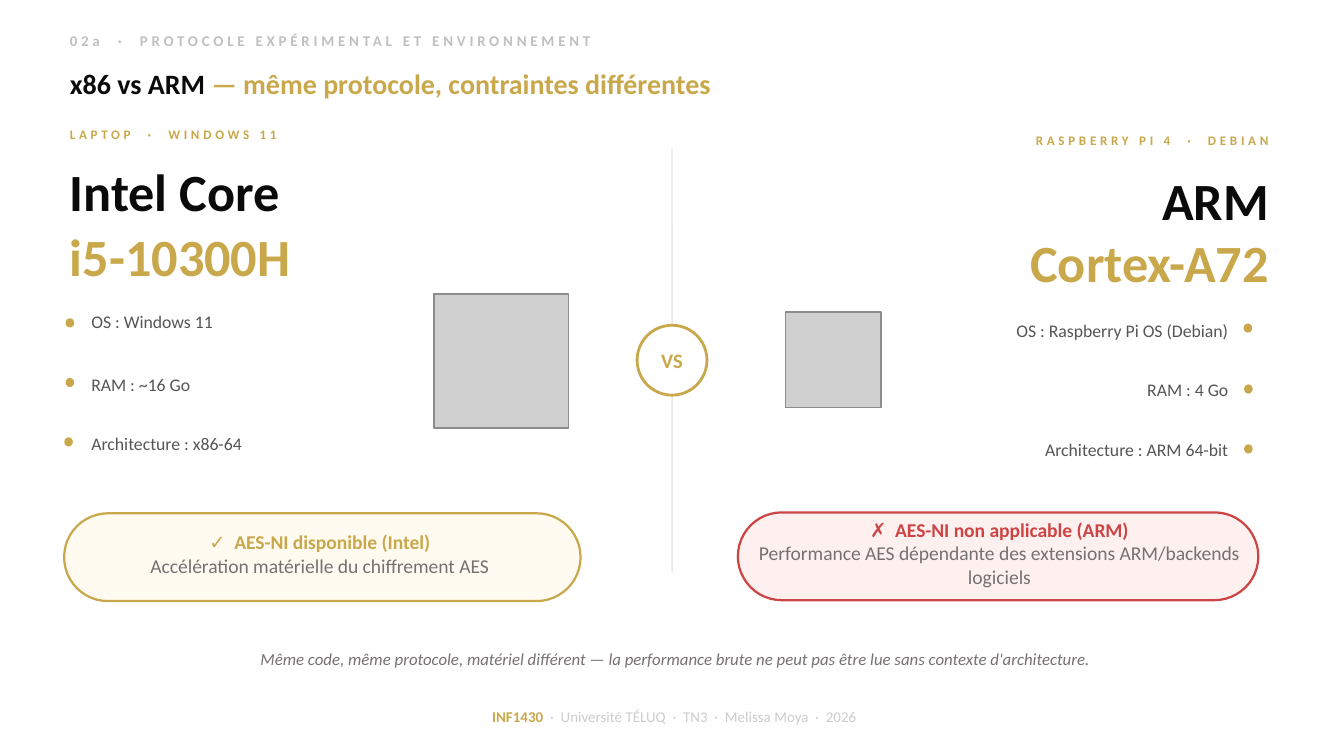
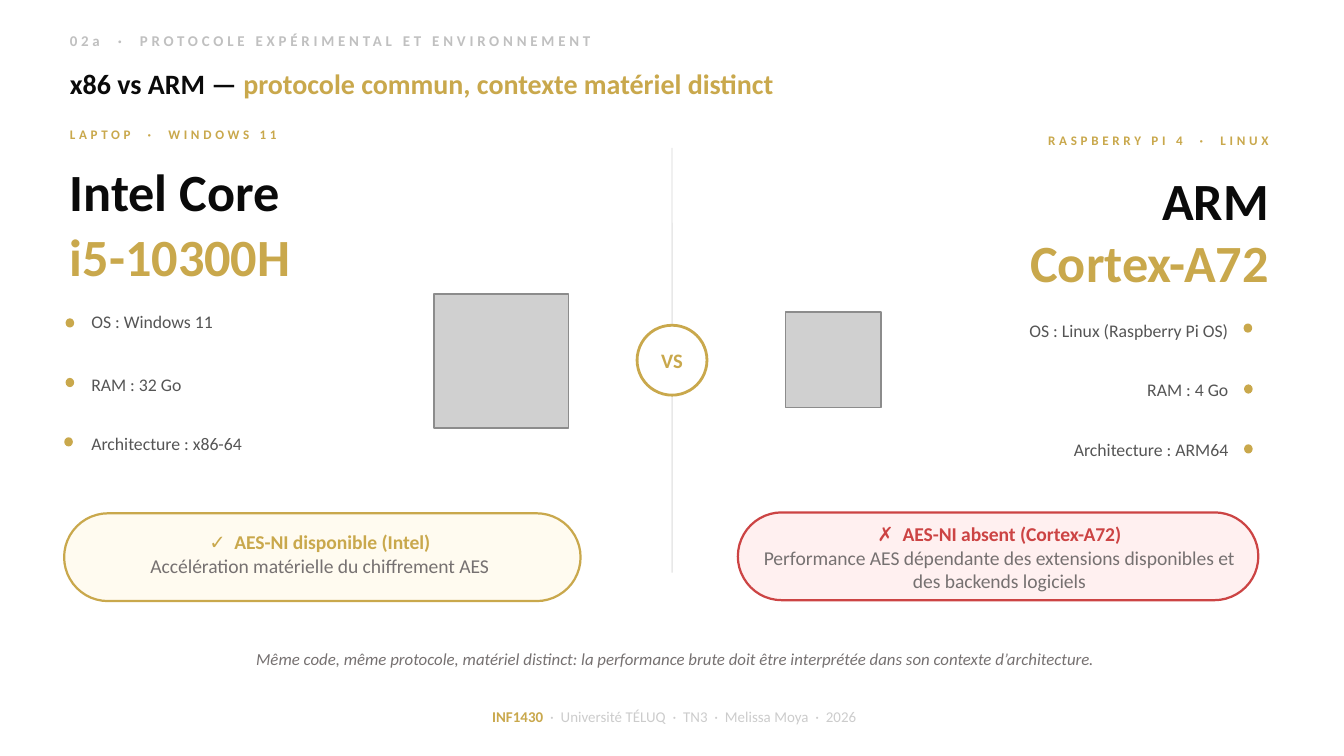
Before and after one commit to moyamelissa/INF1430-Comparaison-Chiffrement-Symetrique, a slide deck: slide 9 of docs/02-deliverables/INF1430_TN3_Melissa_Moya.pptx (slide 8 before the commit). Drawn at 1344x756 pixels with LibreOffice and Linux fonts; fonts in the diff are those of the drawing; grey boxes stand for pictures. Boxes give left, top, right and bottom in pixels: in the first picture for what was removed or moved away, otherwise in the second. Text is boxed around its words. In the diff, an @@ line names an element or a change of style, - is before the commit and + after.

```diff
--- a/docs/02-deliverables/INF1430_TN3_Melissa_Moya.pptx
+++ b/docs/02-deliverables/INF1430_TN3_Melissa_Moya.pptx
@@ text at (70,74,773,99): text changed @@
-x86 vs ARM — même protocole, contraintes différentes
+x86 vs ARM — protocole commun, contexte matériel distinct
@@ text at (1048,136,1268,145): text changed @@
-RASPBERRY PI 4 · DEBIAN
+RASPBERRY PI 4 · LINUX
@@ text at (1029,324,1228,340): text changed @@
-OS : Raspberry Pi OS (Debian)
+OS : Linux (Raspberry Pi OS)
@@ text at (91,379,182,391): text changed @@
-RAM : ~16 Go
+RAM : 32 Go
@@ text at (1074,443,1228,456): text changed @@
-Architecture : ARM 64-bit
+Architecture : ARM64
@@ text at (764,527,1234,592): text changed @@
-✗ AES-NI non applicable (ARM)
-Performance AES dépendante des extensions ARM/backends logiciels
+✗ AES-NI absent (Cortex-A72)
+Performance AES dépendante des extensions disponibles et des backends logiciels
@@ text at (256,653,1093,668): text changed @@
-Même code, même protocole, matériel différent — la performance brute ne peut pas être lue sans contexte d'architecture.
+Même code, même protocole, matériel distinct: la performance brute doit être interprétée dans son contexte d’architecture.
```
Also in this commit, not shown: 13 other slides changed, 15 slides added, 8 slides removed, 13 other files.
